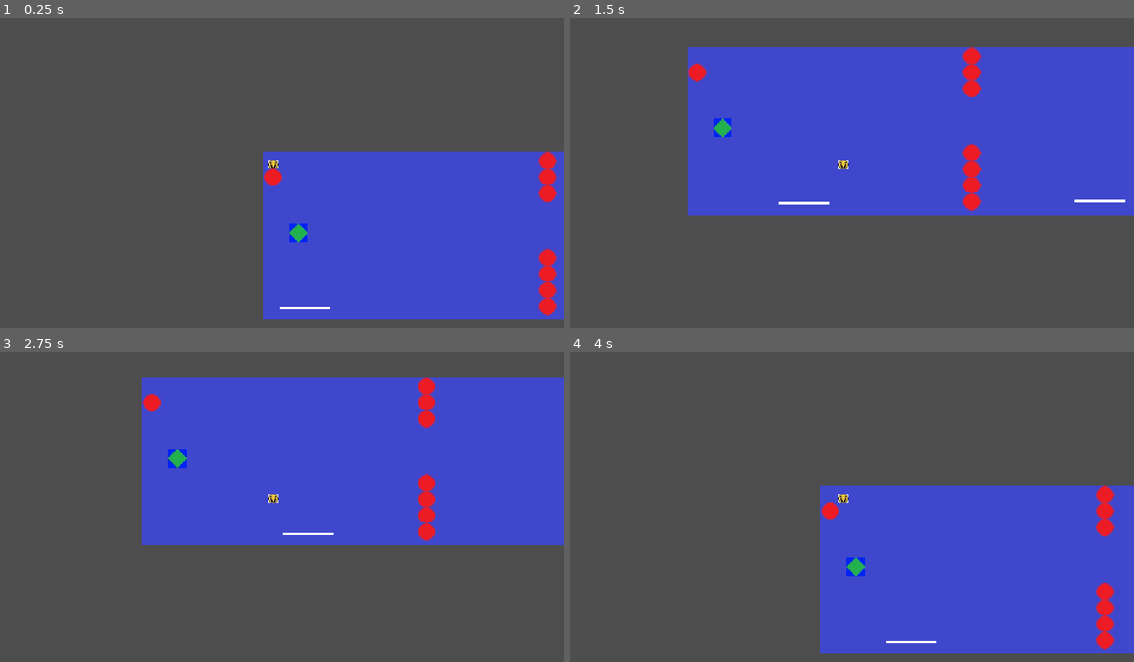
Above: before the commit, frames 1-4 (two rows, left to right).
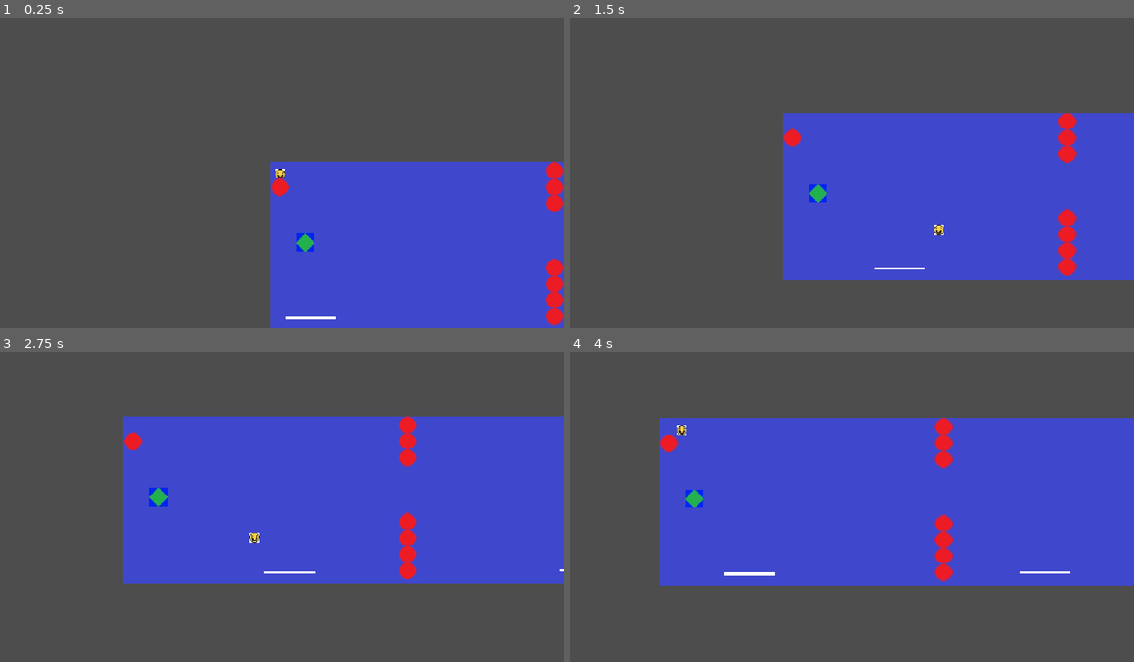
Above: after the commit, the same moments.

Repository: isobel-p/haven
Game: Godot game, scene res://game.tscn
Same seed, same stepped clock (60 frames per second), same inputs: the game is played once before the commit and once after it.
Inputs:
- Up to frame 1 (0.25 s): no input
- Up to frame 2 (1.5 s): hold Right (right) from 0.53 s (still down); tap Up (jump) at 0.77 s
- Up to frame 3 (2.75 s): tap Up (jump) at 1.52 s; release Right (right) at 2.03 s; hold Left (left) from 2.03 s (still down)
- Up to frame 4 (4 s): release Left (left) at 2.78 s; hold Right (right) from 2.78 s (still down); tap Up (jump) at 3.02, 3.77 s

The runs differ from the first frame. In frame 1, 5.7% of the frame differs, in the area x 46-100%, y 43-100%; in frame 2, 37%; in frame 3, 22%; in frame 4, 41%, in the area x 15-100%, y 21-98%.

Commit message:
Add smoother camera

Diff:
--- a/game.tscn
+++ b/game.tscn
@@ -66,6 +66,8 @@
 texture = ExtResource("2_feb5d")
 
 [node name="Camera2D" type="Camera2D" parent="CharacterBody2D" unique_id=1671795167]
+position_smoothing_enabled = true
+position_smoothing_speed = 1.0
 
 [node name="Area2D" type="Area2D" parent="CharacterBody2D" unique_id=958200858]
 
